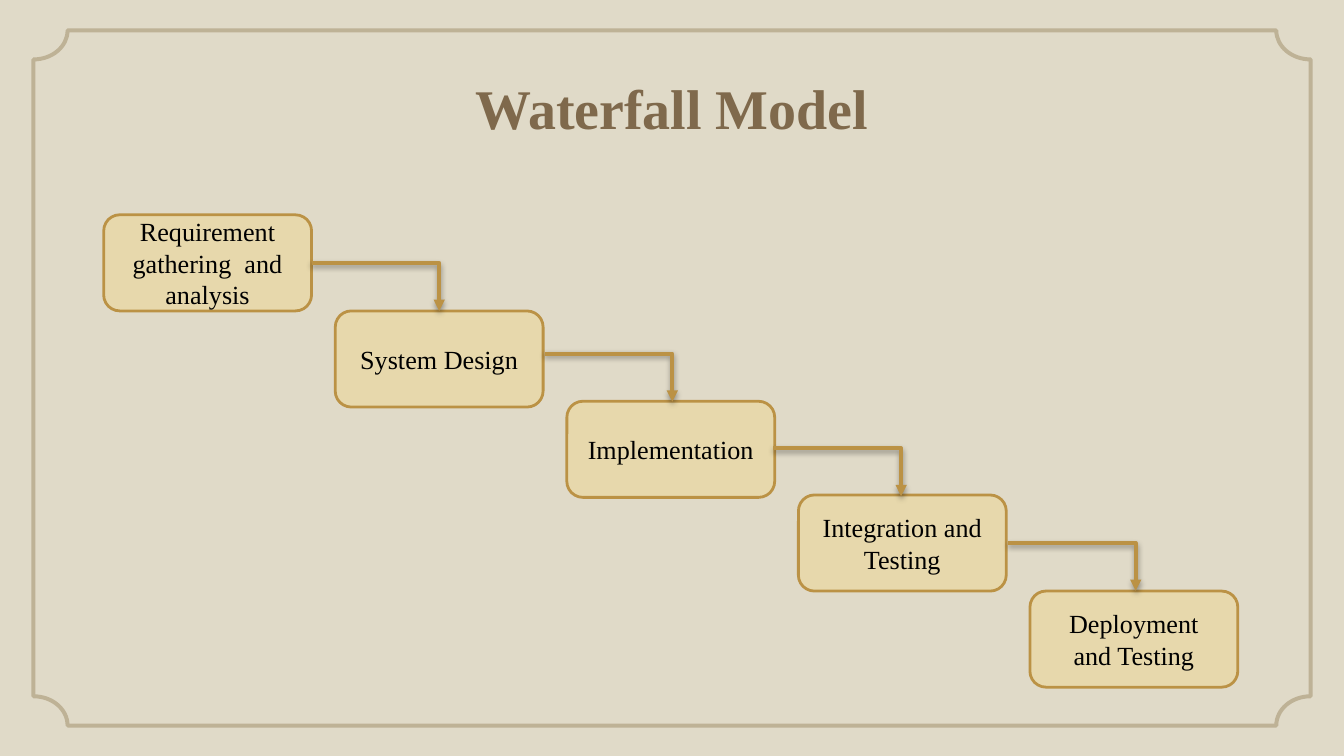
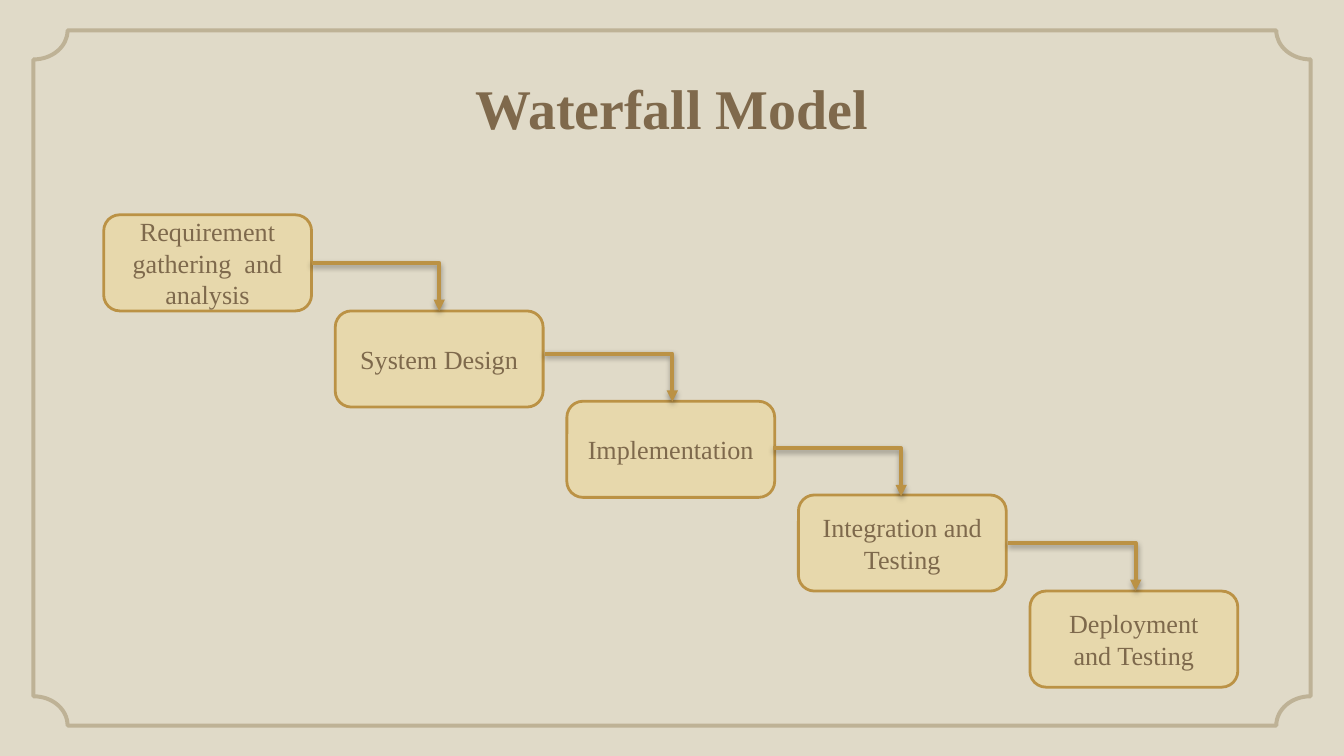
Before and after one commit to Andipstha/theFusion-Project-I, a slide deck: slide 8 of Documentation/LBMS_Presentation.pptx. Drawn at 1344x756 pixels with LibreOffice and Linux fonts; fonts in the diff are those of the drawing; background and template pictures are left out. Boxes give left, top, right and bottom in pixels: in the first picture for what was removed or moved away, otherwise in the second. Text is boxed around its words. In the diff, an @@ line names an element or a change of style, - is before the commit and + after.

```diff
--- a/Documentation/LBMS_Presentation.pptx
+++ b/Documentation/LBMS_Presentation.pptx
@@ text colour #000000 to #7E694C in 5 elements at [103,215,312,312], [567,402,775,499], [336,310,544,407], [798,495,1007,591], [1030,591,1238,688] @@
```
Also in this commit, not shown: 3 other slides changed, 3 other files.
